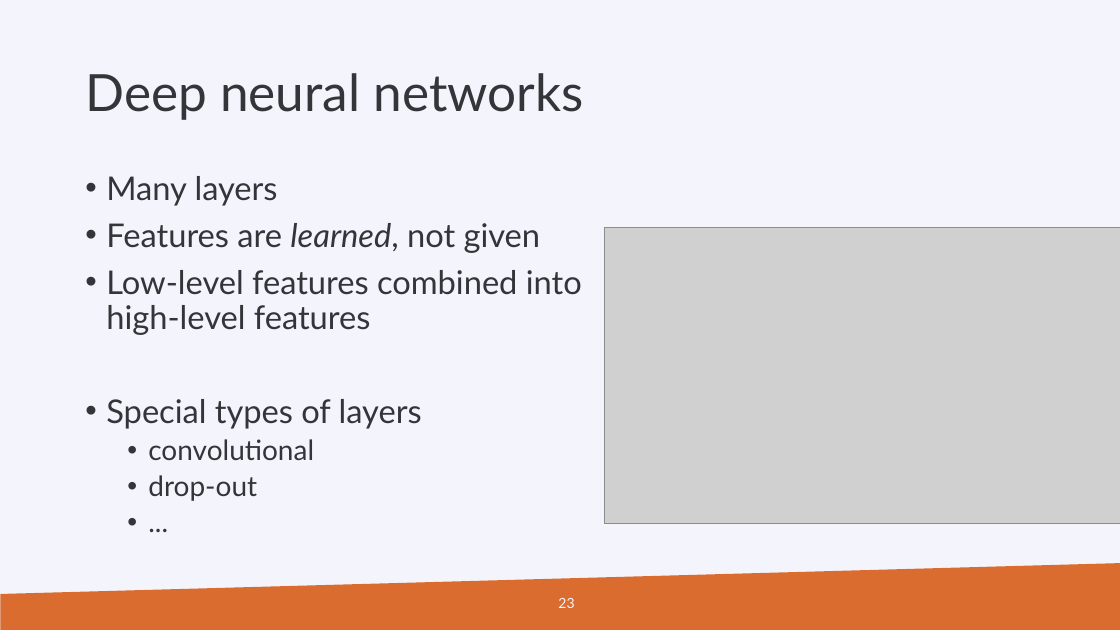
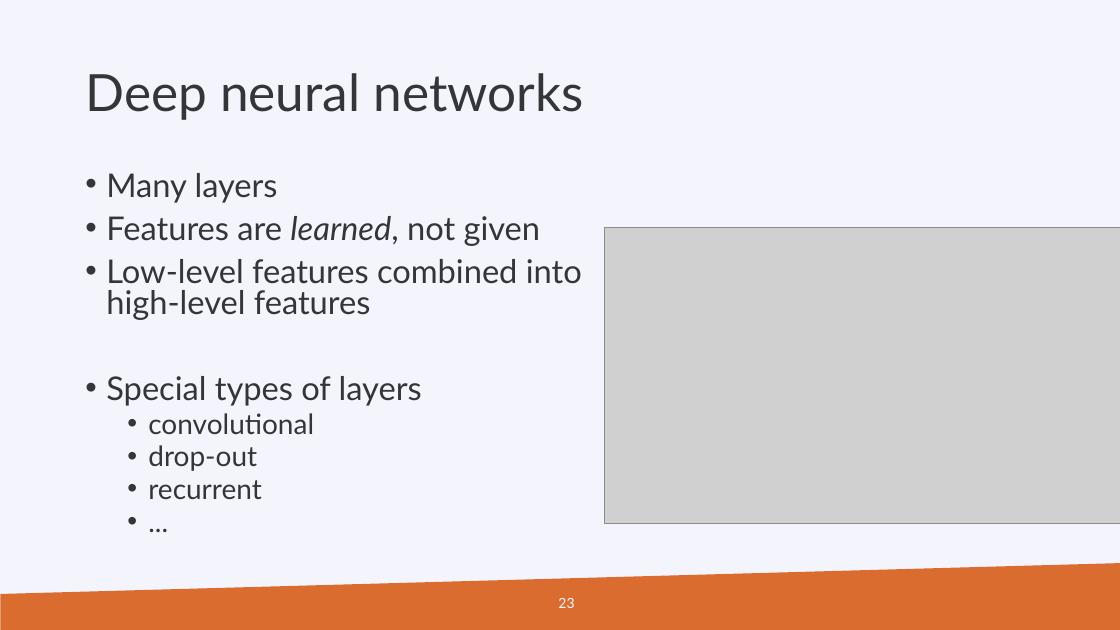
Before and after one commit to gjbex/PRACE_ML, a slide deck: slide 23 of prace_days_ml_2019.pptx. Drawn at 1120x630 pixels with LibreOffice and Linux fonts; fonts in the diff are those of the drawing; grey boxes stand for pictures; background and template pictures are left out. Boxes give left, top, right and bottom in pixels: in the first picture for what was removed or moved away, otherwise in the second. Text is boxed around its words. In the diff, an @@ line names an element or a change of style, - is before the commit and + after.

```diff
--- a/prace_days_ml_2019.pptx
+++ b/prace_days_ml_2019.pptx
@@ text at [106, 173, 582, 471]: line spacing 0.9 to 0.8 @@
@@ text at [148, 480, 261, 499]: paragraph added @@
+  • recurrent
```
Also in this commit, not shown: 3 slides added.
